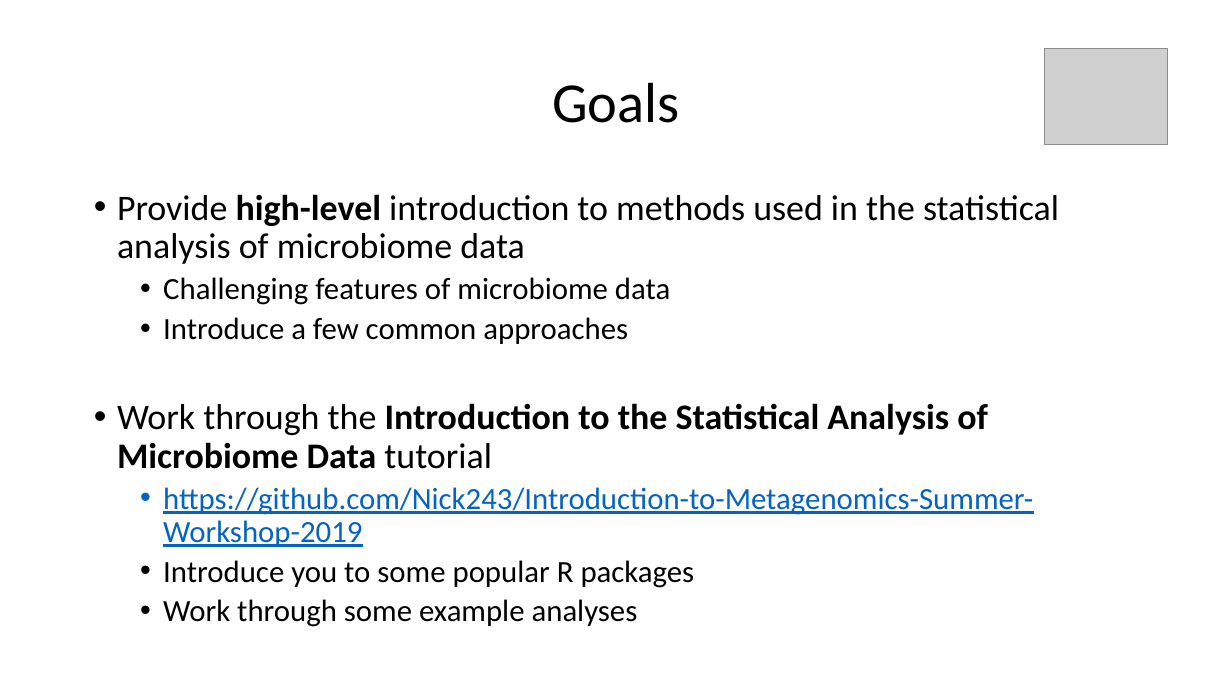
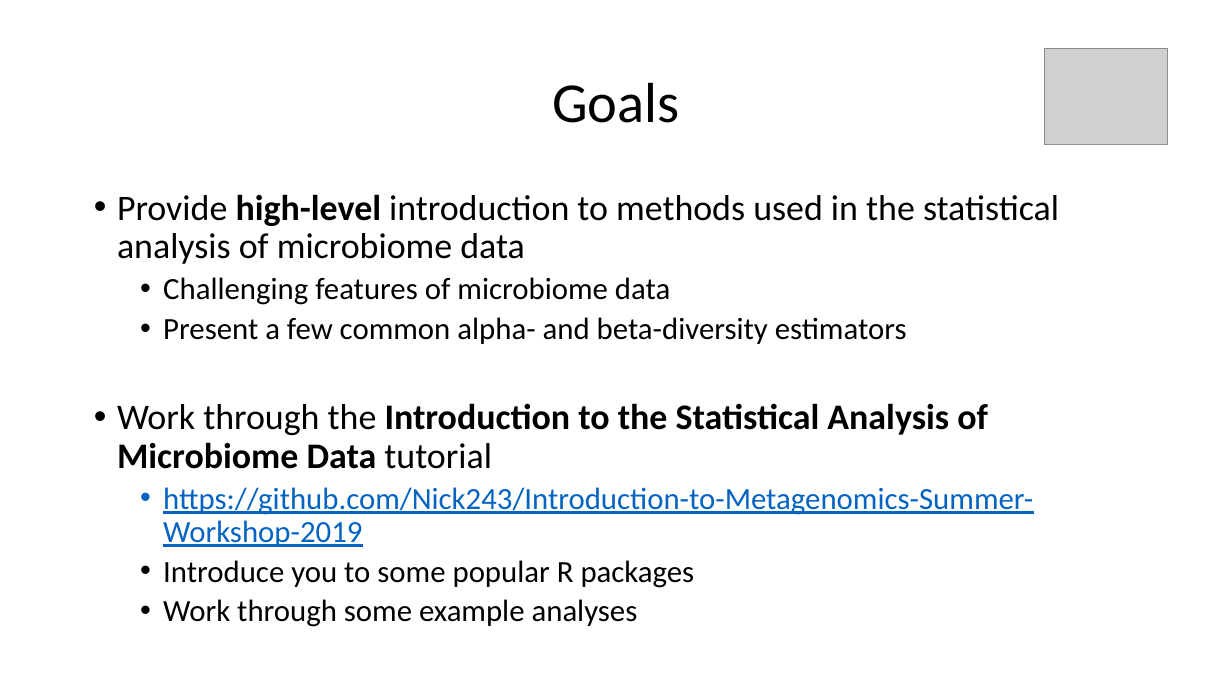
Before and after one commit to Nick243/Introduction-to-Metagenomics-Summer-Workshop-2019, a slide deck: slide 3 of CCHMC Microbiome Workshop - Intro to Stats - 7-15-19.pptx (slide 2 before the commit). Drawn at 1232x693 pixels with LibreOffice and Linux fonts; fonts in the diff are those of the drawing; grey boxes stand for pictures. Boxes give left, top, right and bottom in pixels: in the first picture for what was removed or moved away, otherwise in the second. Text is boxed around its words. In the diff, an @@ line names an element or a change of style, - is before the commit and + after.

Commit message:
Updated Intro Stats Slides

```diff
--- a/CCHMC Microbiome Workshop - Intro to Stats - 7-15-19.pptx
+++ b/CCHMC Microbiome Workshop - Intro to Stats - 7-15-19.pptx
@@ text at box(163, 317, 907, 344): text changed @@
-  • Introduce a few common approaches
+  • Present a few common alpha- and beta-diversity estimators
```
Also in this commit, not shown: 3 other slides changed, 1 slide removed.
